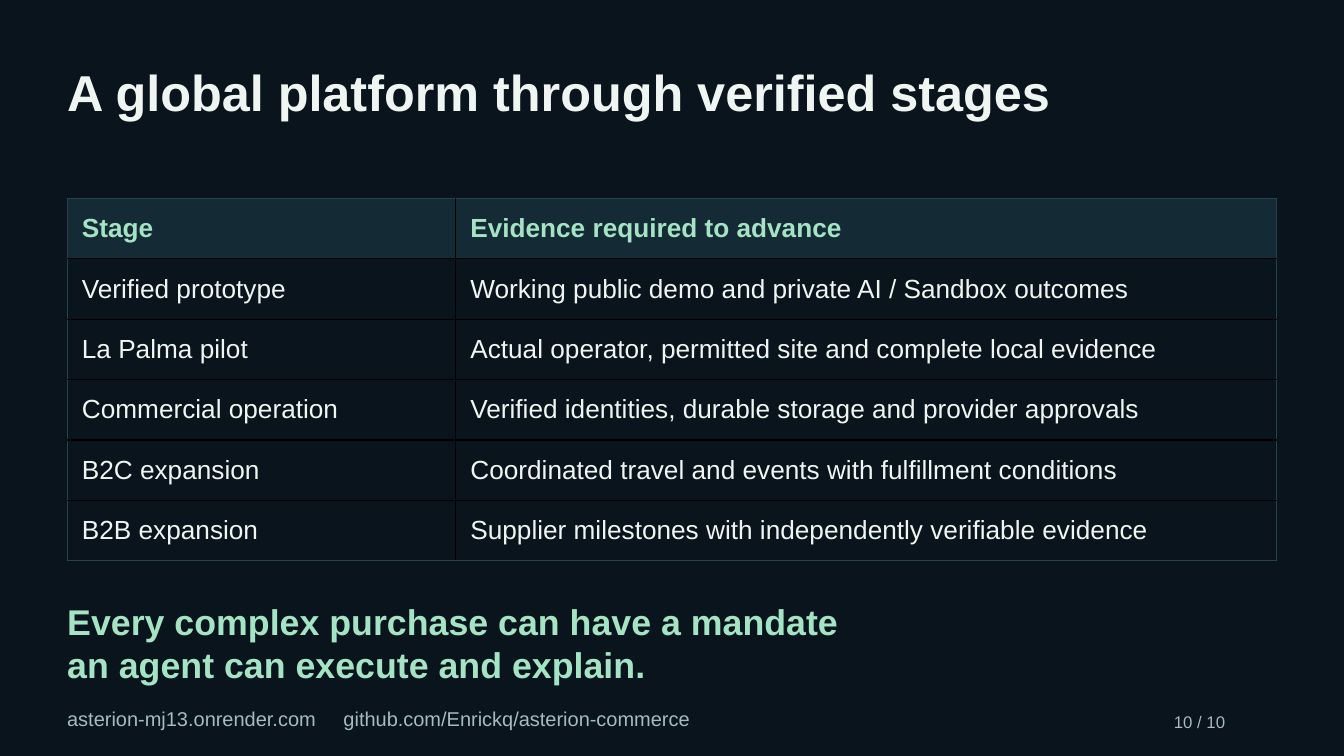
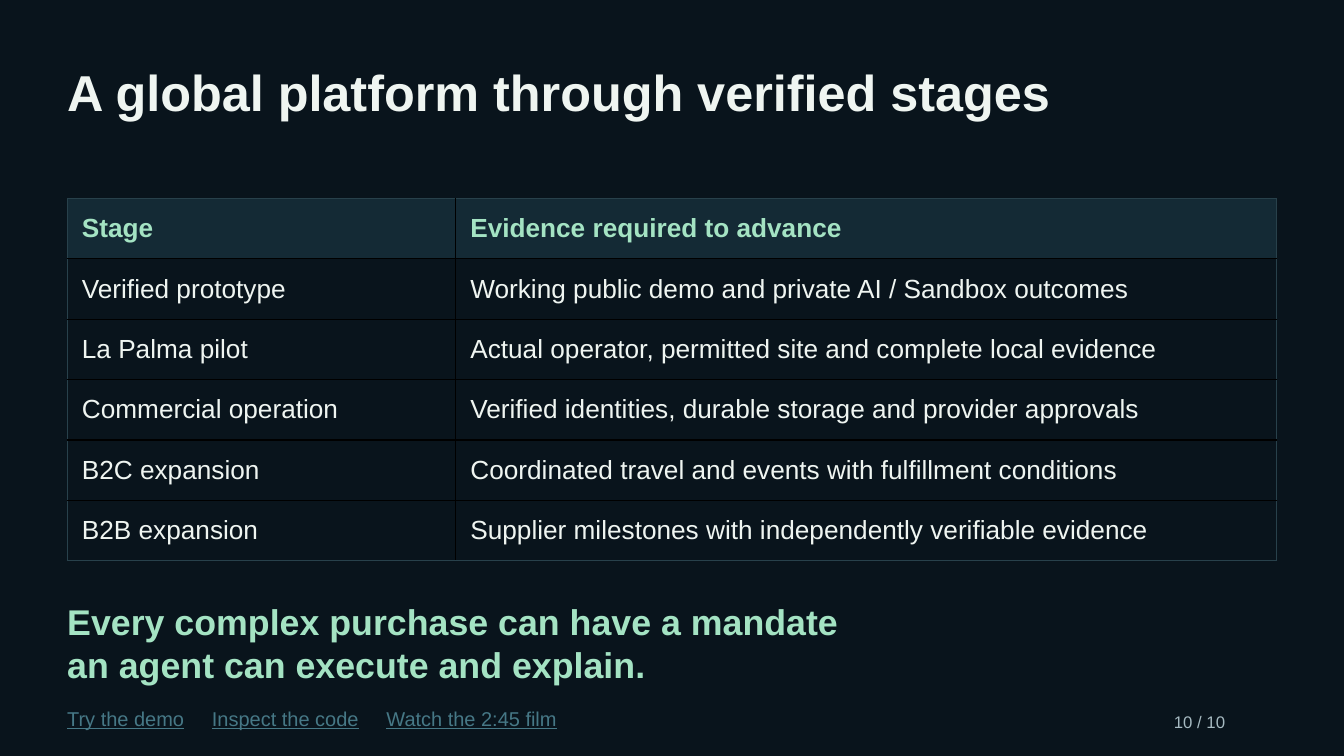
Before and after one commit to Enrickq/asterion-commerce, a slide deck: slide 10 of docs/presentation/ASTERION-Pitch.en-2026-10-27.pptx. Drawn at 1344x756 pixels with LibreOffice and Linux fonts; fonts in the diff are those of the drawing. Boxes give left, top, right and bottom in pixels: in the first picture for what was removed or moved away, otherwise in the second. Text is boxed around its words. In the diff, an @@ line names an element or a change of style, - is before the commit and + after.

Commit message:
Connect the public film and polish the reviewer package

```diff
--- a/docs/presentation/ASTERION-Pitch.en-2026-10-27.pptx
+++ b/docs/presentation/ASTERION-Pitch.en-2026-10-27.pptx
@@ text at <box>67,711,557,730</box>: text changed; text colour #A6BAC1 to #467886 @@
-asterion-mj13.onrender.com github.com/Enrickq/asterion-commerce
+Try the demo Inspect the code Watch the 2:45 film
```
Also in this commit, not shown: 18 other files.
